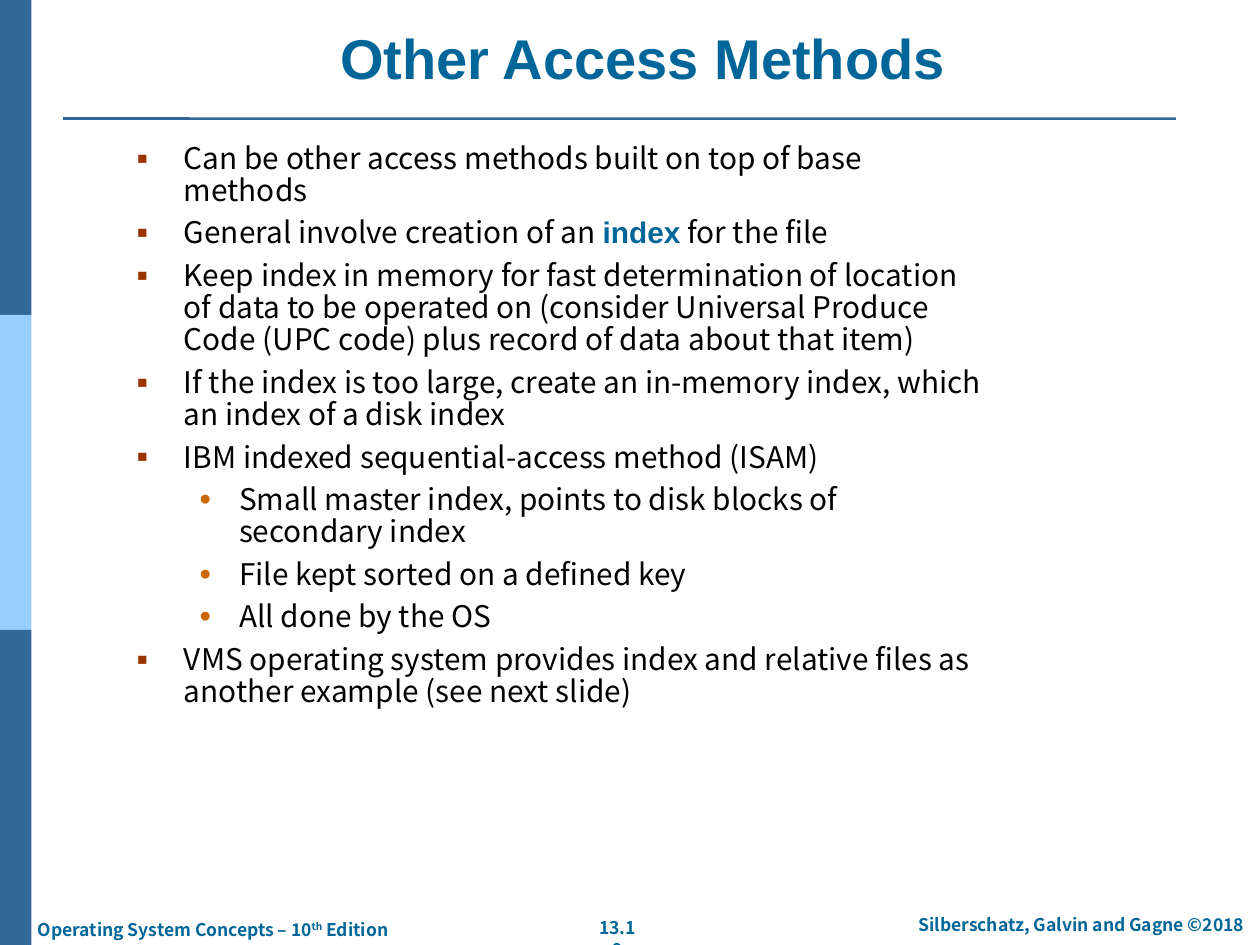
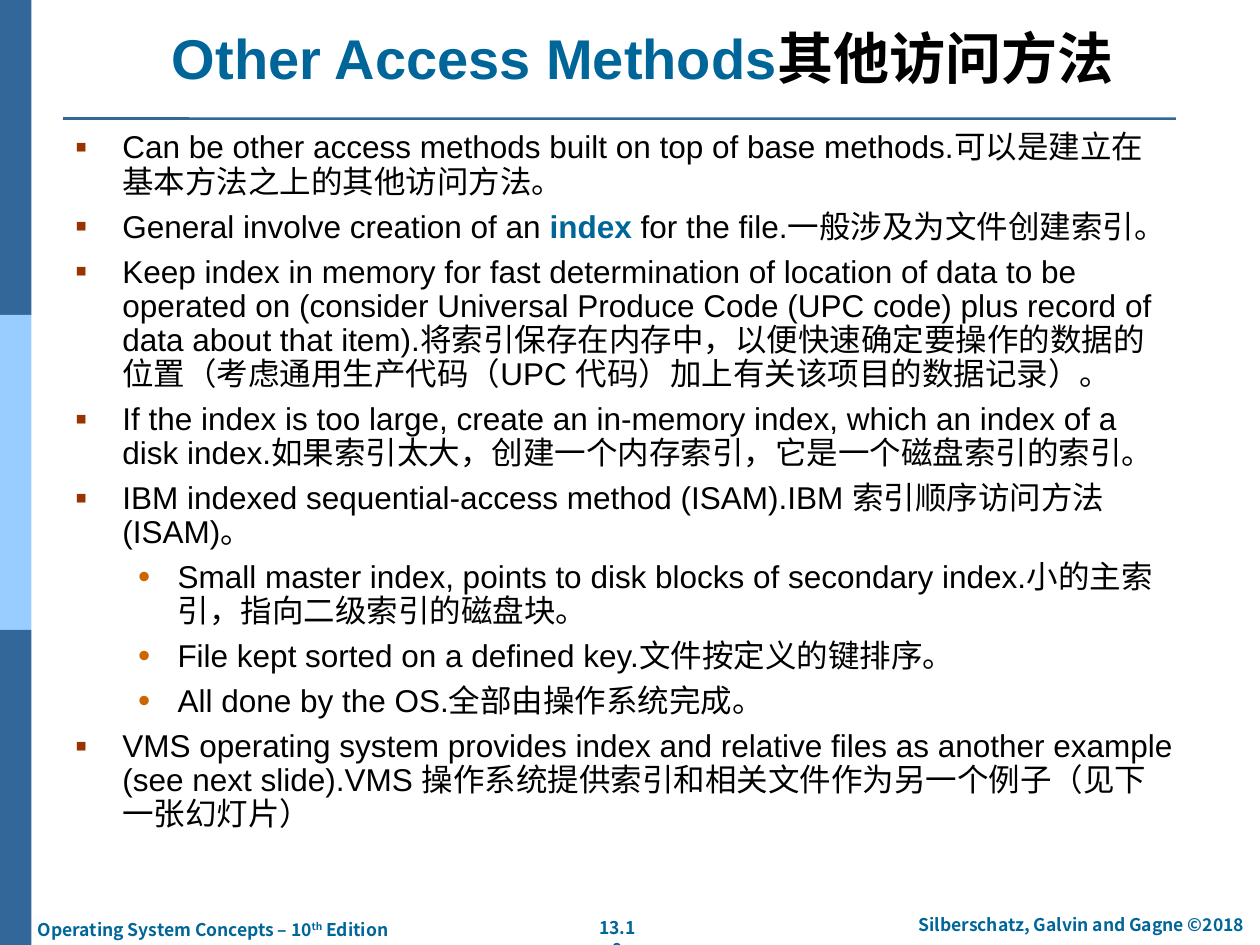
Before and after one commit to SpiritWolf2015/learn-operatingsystem, a slide deck: slide 19 of 操作系统概念/第10版/PPT/ch13-FileSystemInterface.pptx. Drawn at 1260x945 pixels with LibreOffice and Linux fonts; fonts in the diff are those of the drawing; background and template pictures are left out. Boxes give left, top, right and bottom in pixels: in the first picture for what was removed or moved away, otherwise in the second. Text is boxed around its words. In the diff, an @@ line names an element or a change of style, - is before the commit and + after.

Commit message:
[GZC]第13章PPT，文件系统接口

```diff
--- a/操作系统概念/第10版/PPT/ch13-FileSystemInterface.pptx
+++ b/操作系统概念/第10版/PPT/ch13-FileSystemInterface.pptx
@@ title at box(172, 34, 1113, 84): text changed @@
-Other Access Methods
+Other Access Methods其他访问方法
@@ text at box(122, 133, 1172, 828): text changed; size 17 to 18 pt; font Noto Sans CJK SC to Arial @@
-▪ Can be other access methods built on top of base methods
-▪ General involve creation of an index for the file
-▪ Keep index in memory for fast determination of location of data to be operated on (consider Universal Produce Code (UPC code) plus record of data about that item)
-▪ If the index is too large, create an in-memory index, which an index of a disk index
-▪ IBM indexed sequential-access method (ISAM)
-  • Small master index, points to disk blocks of secondary index
-  • File kept sorted on a defined key
-  • All done by the OS
-▪ VMS operating system provides index and relative files as another example (see next slide)
+▪ Can be other access methods built on top of base methods.可以是建立在基本方法之上的其他访问方法。
+▪ General involve creation of an index for the file.一般涉及为文件创建索引。
+▪ Keep index in memory for fast determination of location of data to be operated on (consider Universal Produce Code (UPC code) plus record of data about that item).将索引保存在内存中，以便快速确定要操作的数据的位置（考虑通用生产代码（UPC 代码）加上有关该项目的数据记录）。
+▪ If the index is too large, create an in-memory index, which an index of a disk index.如果索引太大，创建一个内存索引，它是一个磁盘索引的索引。
+▪ IBM indexed sequential-access method (ISAM).IBM 索引顺序访问方法 (ISAM)。
+  • Small master index, points to disk blocks of secondary index.小的主索引，指向二级索引的磁盘块。
+  • File kept sorted on a defined key.文件按定义的键排序。
+  • All done by the OS.全部由操作系统完成。
+▪ VMS operating system provides index and relative files as another example (see next slide).VMS 操作系统提供索引和相关文件作为另一个例子（见下一张幻灯片）
```
Also in this commit, not shown: 27 other slides changed.
